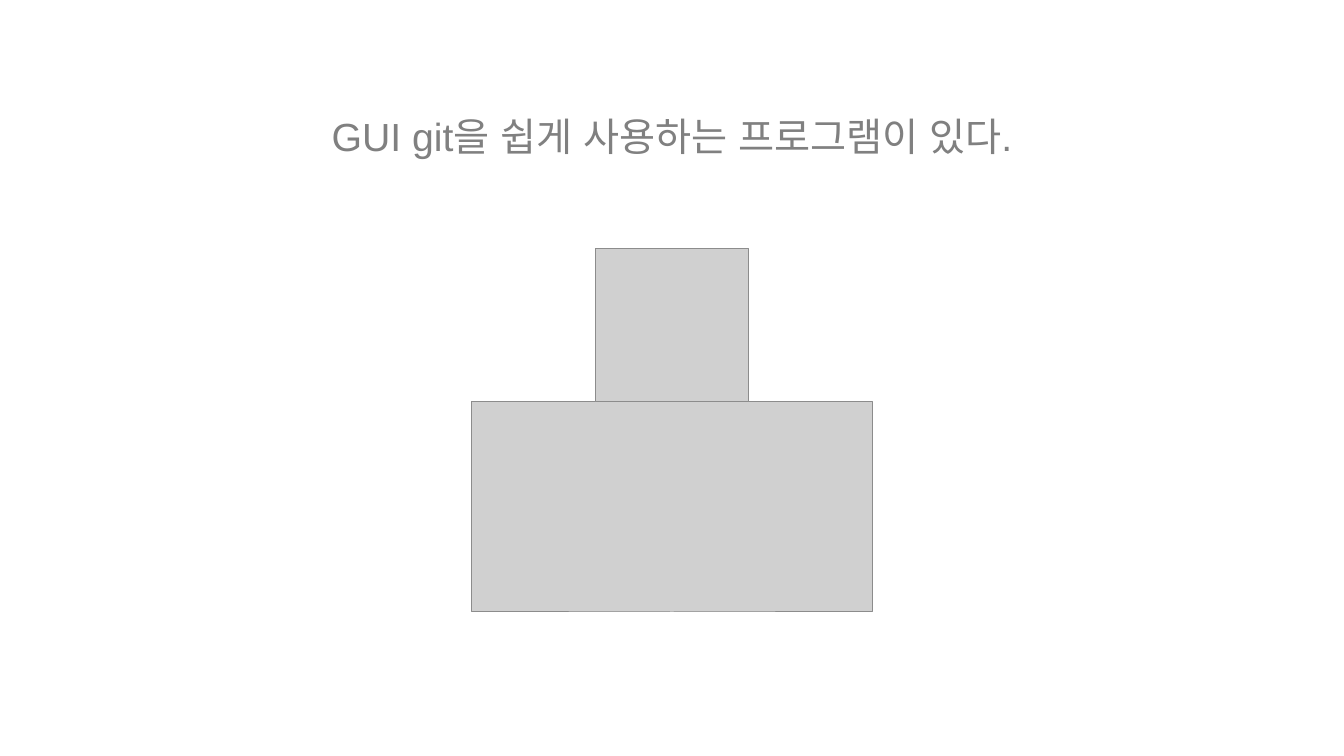
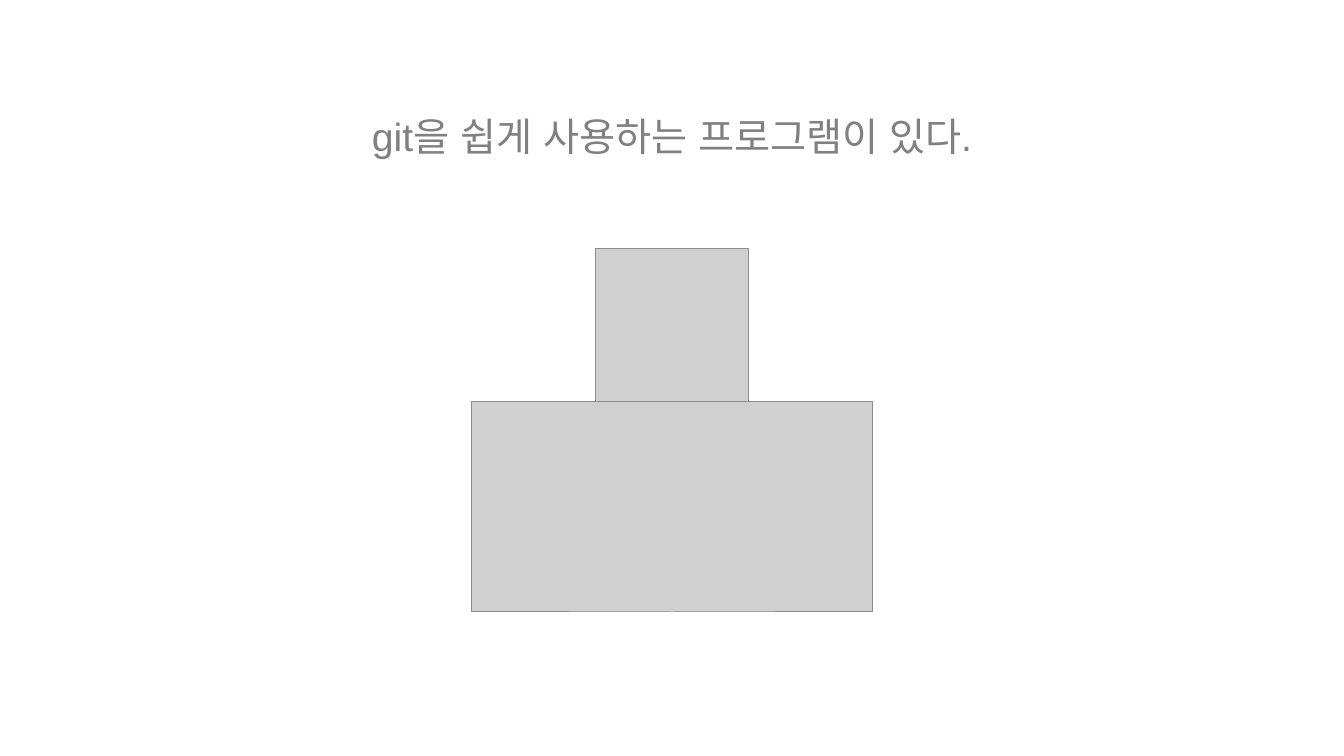
Before and after one commit to juniair/Summary-PPT, a slide deck: slide 34 of git 사용법.pptx. Drawn at 1344x756 pixels with LibreOffice and Linux fonts; fonts in the diff are those of the drawing; grey boxes stand for pictures. Boxes give left, top, right and bottom in pixels: in the first picture for what was removed or moved away, otherwise in the second. Text is boxed around its words. In the diff, an @@ line names an element or a change of style, - is before the commit and + after.

```diff
--- a/git 사용법.pptx
+++ b/git 사용법.pptx
@@ text at [372, 118, 972, 159]: text changed @@
-GUI git을 쉽게 사용하는 프로그램이 있다.
+git을 쉽게 사용하는 프로그램이 있다.
```
Also in this commit, not shown: 6 other slides changed.
